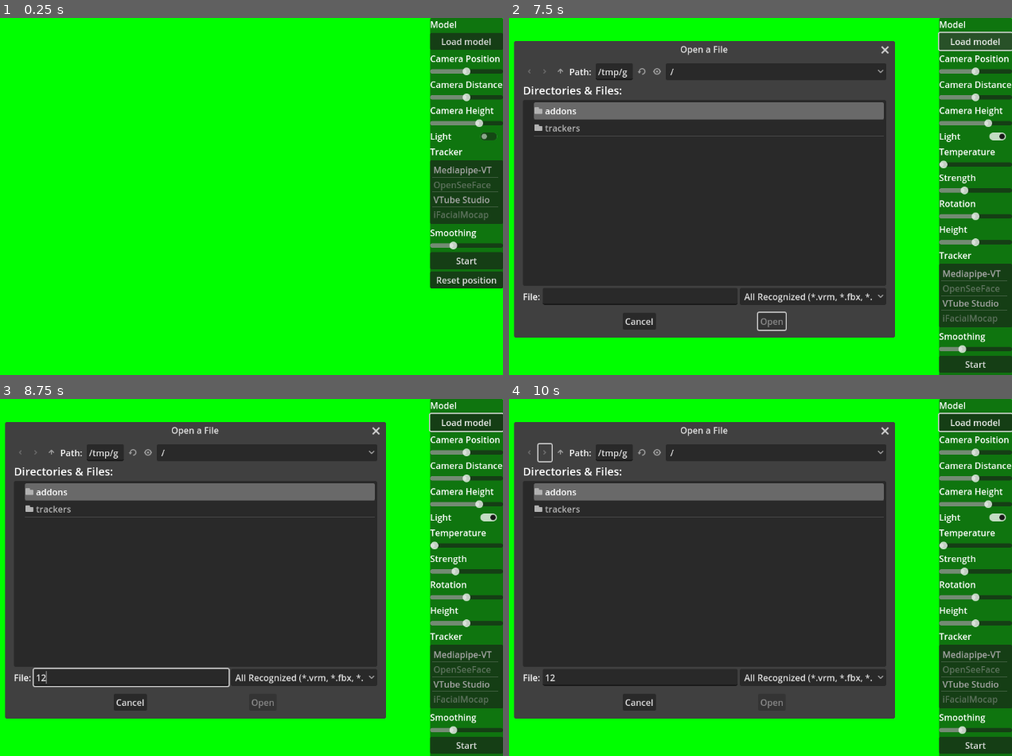
Above: before the commit, frames 1-4 (two rows, left to right).
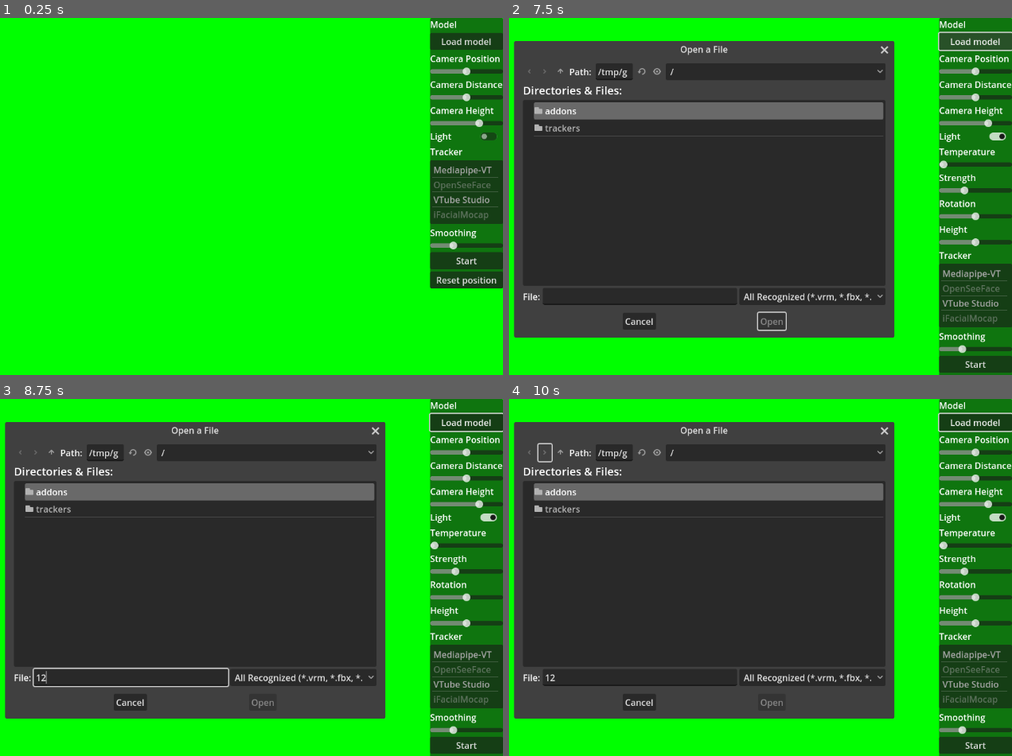
Above: after the commit, the same moments.

Repository: nuekaze/MiniFace
Game: Godot game, scene res://space.tscn
Two runs of this game, one before a commit and one after it. Both use one fixed random seed, a clock stepped at 60 frames per second and the inputs below.
Inputs (mouse positions are in pixels of both pictures, inside the frame that each line leads up to):
- Up to frame 1 (0.25 s): no input
- Up to frame 2 (7.5 s): click "Start" at 0.5 s; click (996, 135) at 1.25 s; click "Stop" at 2 s; click "Start" at 2.75 s; click (996, 135) at 3.5 s; click "Stop" at 4.25 s; click (996, 135) at 5 s; click "Start" at 5.75 s; click "Stop" at 6.5 s; click "Load model" at 7.25 s
- Up to frame 3 (8.75 s): click (130, 677) at 8.02 s; type "12" at 8.1 s
- Up to frame 4 (10 s): click (544, 452) at 8.75 s; click (544, 452) at 9.5 s

The runs differ from the first frame. In frame 2, 0.4% of the frame differs, in the area x 46-77%, y 6-90%; in frame 3, 0.4%, in the area x 45-77%, y 6-90%; in frame 4, 0.4%.

Commit message:
Rename project

Diff:
--- a/project.godot
+++ b/project.godot
@@ -1,16 +1,8 @@
-; Engine configuration file.
-; It's best edited using the editor UI and not directly,
-; since the parameters that go here are not all obvious.
-;
-; Format:
-;   [section] ; section goes between []
-;   param=value ; assign values to parameters
-
 config_version=5
 
 [application]
 
-config/name="Tracker"
+config/name="MiniFace"
 run/main_scene="res://space.tscn"
 config/features=PackedStringArray("4.2", "Forward Plus")
 config/icon="res://icon.svg"
